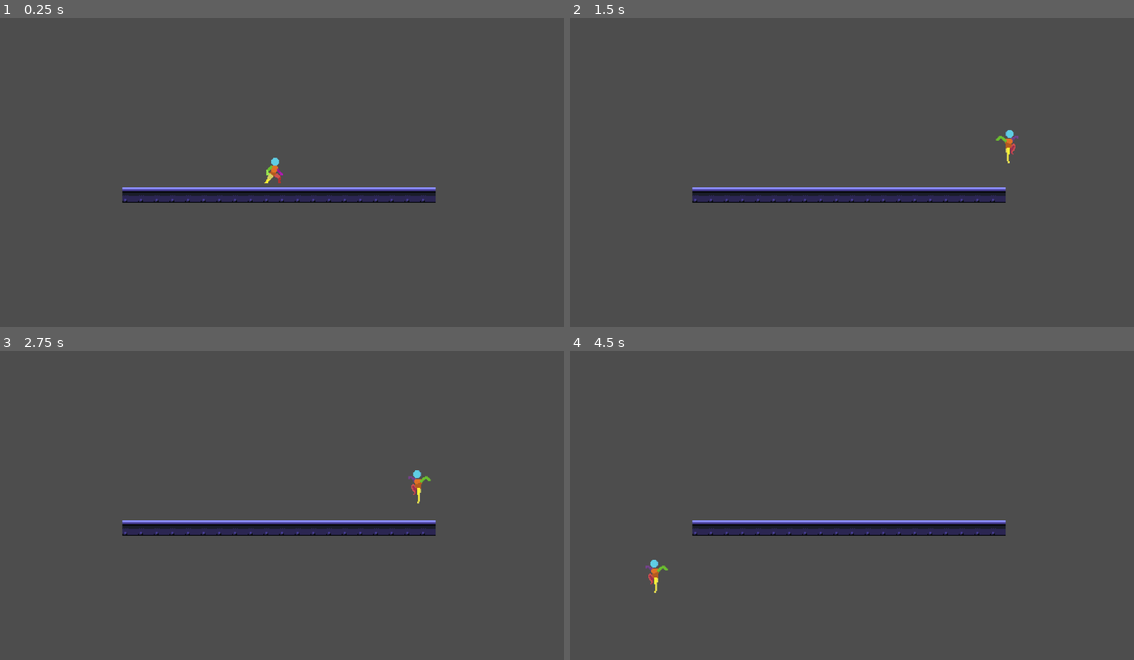
Above: before the commit, frames 1-4 (two rows, left to right).
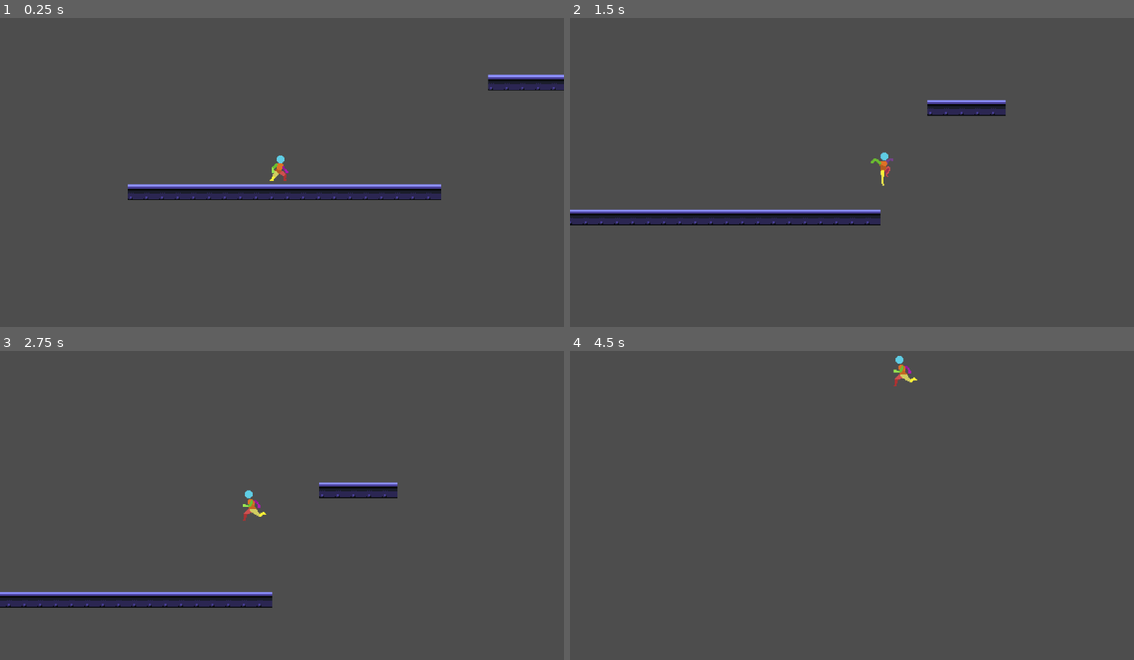
Above: after the commit, the same moments.

Repository: Hugana/Godot-Game
Game: Godot game, scene res://Scenes/Game.tscn
The game is run twice, just before and just after one commit, with the same random seed, the same clock (stepped at 60 frames per second) and the same inputs.
Inputs (mouse positions are in pixels of both pictures, inside the frame that each line leads up to):
- Up to frame 1 (0.25 s): no input
- Up to frame 2 (1.5 s): move the mouse to (976, 153) at 0.52 s; hold D (move_right) from 0.53 s (still down); tap 1 (camera_1, bound only after the commit) at 0.6 s; tap Space (jump) at 0.77 s; tap 2 (camera_2, bound only after the commit) at 0.8, 1.35 s; move the mouse to (739, 184) at 1.27 s
- Up to frame 3 (2.75 s): tap Space (jump) at 1.52 s; tap F (focus_Camera, bound only after the commit) at 1.55, 2.1 s; move the mouse to (338, 431) at 2.02 s; release D (move_right) at 2.03 s; hold A (move_left) from 2.03 s (still down); tap 1 (camera_1, bound only after the commit) at 2.3 s
- Up to frame 4 (4.5 s): move the mouse to (823, 564) at 2.77 s; release A (move_left) at 2.78 s; hold D (move_right) 2.78-4.28 s; tap Shift (slide) at 2.85 s; tap Space (jump) at 3.02, 3.77 s; tap 2 (camera_2, bound only after the commit) at 3.05, 4.35 s; move the mouse to (1021, 548) at 3.52 s; tap 1 (camera_1, bound only after the commit) at 3.6 s; tap F (focus_Camera, bound only after the commit) at 3.8 s; move the mouse to (682, 452) at 4.27 s; hold A (move_left) from 4.28 s (still down)

The runs differ from the first frame. In frame 1, 3.6% of the frame differs, in the area x 21-100%, y 18-60%; in frame 2, 6.7%, in the area x 0-80%, y 26-68%; in frame 3, 6.4%; in frame 4, 3.1%.

Commit message:
camera focus "F"

Diff:
--- a/Scenes/Game.tscn
+++ b/Scenes/Game.tscn
@@ -74,17 +74,17 @@
 [node name="Game" type="Node2D"]
 
 [node name="Player" parent="." instance=ExtResource("1_glsjn")]
-position = Vector2(625, -29)
+position = Vector2(1629, 472)
 camera_node_path = NodePath("../Camera2D")
 
 [node name="TileMap" type="TileMap" parent="."]
-position = Vector2(614, -21)
+position = Vector2(1618, 480)
 tile_set = SubResource("TileSet_50817")
 format = 2
-layer_0/tile_data = PackedInt32Array(131066, 0, 0, 131067, 0 …(204 unchanged characters)… 131065, 0, 0, 131064, 0, 0, 131063, 0, 0)
+layer_0/tile_data = PackedInt32Array(131066, 0, 0, 131067, 0 …(204 unchanged characters)… 131065, 0, 0, 131064, 0, 0, 131063, 0, 0, -393202, 0, 0, -393201, 0, 0, -393200, 0, 0, -393199, 0, 0, -393198, 0, 0)
 
 [node name="Camera2D" type="Camera2D" parent="."]
-position = Vector2(633, -24)
+position = Vector2(1637, 477)
 zoom = Vector2(2, 2)
 limit_left = -5000000
 limit_top = -5000000
--- a/Scenes/camera_2d.gd
+++ b/Scenes/camera_2d.gd
@@ -11,6 +11,7 @@
 
 var player: Node2D
 var camera: Camera2D
+var camera_focus_bool = true
 
 const edge_offset = 50
 var target_offset: Vector2 = Vector2.ZERO
@@ -43,9 +44,15 @@
 	var player_local_pos = to_local(player.global_position)
 	result = check_player_is_near_edges(player_local_pos, screen_size, edge_offset)
 
+	if (Input.is_action_just_pressed("focus_Camera")):
+		camera_focus_bool = !camera_focus_bool
 
-	if mouse_edge != Edge.NONE:
-		move_camera_if_needed(delta)
+	if camera_focus_bool:
+		global_position = lerp(global_position, player.global_position, delta * 80)
+	else:
+		if mouse_edge != Edge.NONE:
+			move_camera_if_needed(delta)
+
 
 func detect_mouse_edge(mouse_pos: Vector2) -> Edge:
 
--- a/Scripts/player.gd
+++ b/Scripts/player.gd
@@ -16,6 +16,8 @@
 
 var is_sliding = false
 var slide_timer = 0.0
+
+var inversion = 1
 
 func _ready() -> void:
 	camera = get_node(camera_node_path)
@@ -41,6 +43,15 @@
 	elif is_sliding:
 		handle_slide(delta)
 
+	if Input.is_action_just_pressed("camera_1"):
+		inversion = 1
+	if Input.is_action_just_pressed("camera_2"):
+		inversion = -1
+
+	if inversion == 1:
+		screen_wrap()
+	elif inversion == -1:
+		print("ya")
 
 	if not is_sliding:
 		if direction:
@@ -110,6 +121,7 @@
 	var bottom_edge = camera_pos.y + visible_height / 2
 
 
+
 	if global_position.x > right_edge:
 		#print("Reached the right edge!")
 		global_position.x = left_edge
--- a/project.godot
+++ b/project.godot
@@ -37,6 +37,21 @@
 "events": [Object(InputEventKey,"resource_local_to_scene":false,"resource_name":"","device":-1,"window_id":0,"alt_press …(195 unchanged characters)…
 ]
 }
+focus_Camera={
+"deadzone": 0.5,
+"events": [Object(InputEventKey,"resource_local_to_scene":false,"resource_name":"","device":-1,"window_id":0,"alt_pressed":false,"shift_pressed":false,"ctrl_pressed":false,"meta_pressed":false,"pressed":false,"keycode":0,"physical_keycode":70,"key_label":0,"unicode":102,"location":0,"echo":false,"script":null)
+]
+}
+camera_1={
+"deadzone": 0.5,
+"events": [Object(InputEventKey,"resource_local_to_scene":false,"resource_name":"","device":-1,"window_id":0,"alt_pressed":false,"shift_pressed":false,"ctrl_pressed":false,"meta_pressed":false,"pressed":false,"keycode":0,"physical_keycode":49,"key_label":0,"unicode":49,"location":0,"echo":false,"script":null)
+]
+}
+camera_2={
+"deadzone": 0.5,
+"events": [Object(InputEventKey,"resource_local_to_scene":false,"resource_name":"","device":-1,"window_id":0,"alt_pressed":false,"shift_pressed":false,"ctrl_pressed":false,"meta_pressed":false,"pressed":false,"keycode":0,"physical_keycode":50,"key_label":0,"unicode":50,"location":0,"echo":false,"script":null)
+]
+}
 
 [rendering]
 
